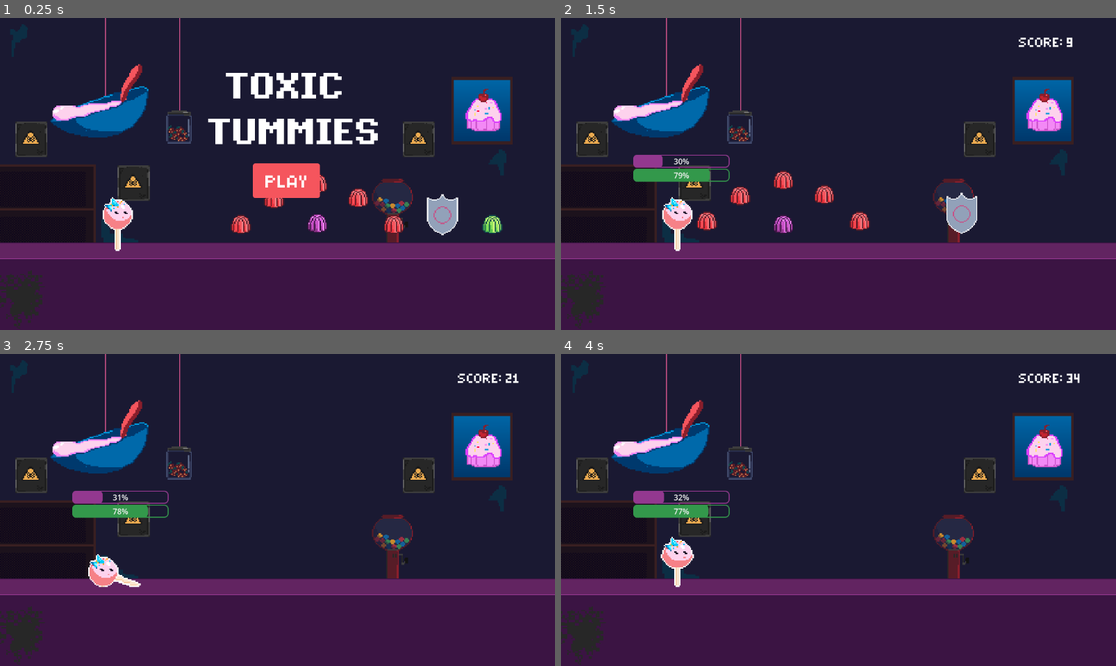
Above: before the commit, frames 1-4 (two rows, left to right).
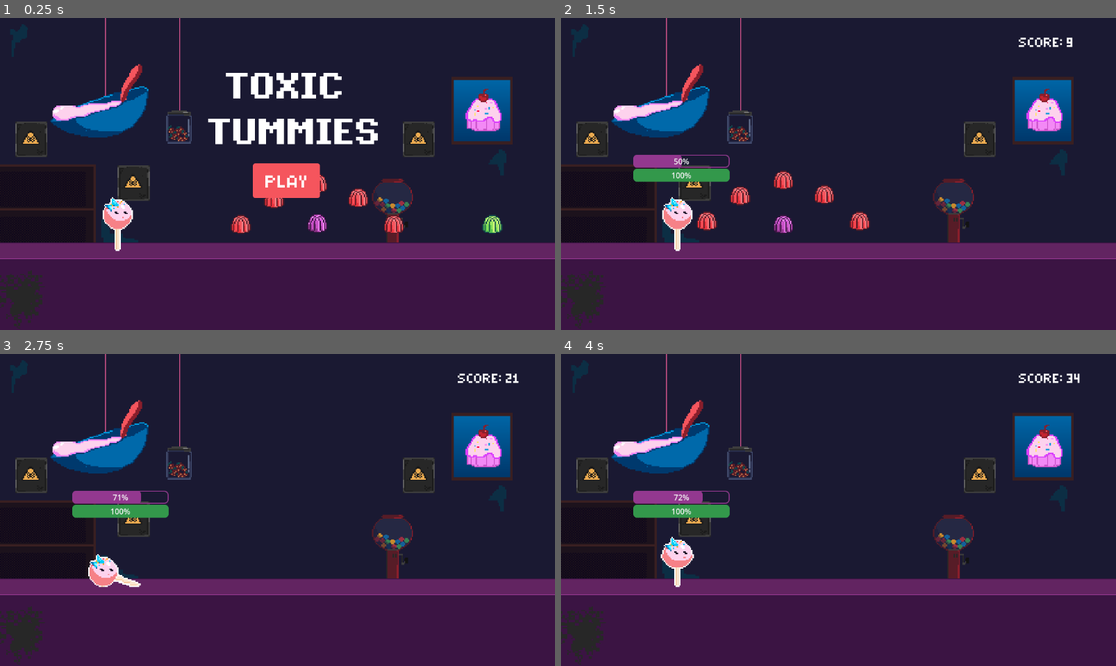
Above: after the commit, the same moments.

Repository: lk941/ToxicTummies
Game: Godot game, scene res://main.tscn
The game is run twice, just before and just after one commit, with the same random seed, the same clock (stepped at 60 frames per second) and the same inputs.
Inputs:
- Up to frame 1 (0.25 s): no input
- Up to frame 2 (1.5 s): click "PLAY" at 0.5 s; tap Shift (slide) at 1.35 s
- Up to frame 3 (2.75 s): tap Space (jump) at 1.52, 2.27 s; tap Shift (slide) at 2.1 s
- Up to frame 4 (4 s): tap Shift (slide) at 2.85, 3.6 s; tap Space (jump) at 3.77 s

The runs differ from the first frame. In frame 1, 0.6% of the frame differs, in the area x 76-83%, y 56-70%; in frame 2, 0.9%, in the area x 18-76%, y 44-70%; in frame 3, 0.4%; in frame 4, 0.4%.

Commit message:
buff and debuff logic

Diff:
--- a/collectibles/curved_arrangement.tscn
+++ b/collectibles/curved_arrangement.tscn
@@ -1,9 +1,8 @@
-[gd_scene load_steps=9 format=3 uid="uid://ciswfexi12n38"]
+[gd_scene load_steps=8 format=3 uid="uid://ciswfexi12n38"]
 
 [ext_resource type="Texture2D" uid="uid://cl6bda41sicn5" path="res://images/jelly/RedJelly.png" id="1_jgxxv"]
 [ext_resource type="Script" uid="uid://bienf66gx4aii" path="res://collectibles/jelly_1.gd" id="1_kpb2h"]
 [ext_resource type="PackedScene" uid="uid://rbw7pt2jrxbt" path="res://collectibles/red_jelly.tscn" id="5_sxpfe"]
-[ext_resource type="PackedScene" uid="uid://cur4fc0cy2cqg" path="res://shield.tscn" id="6_gjk04"]
 [ext_resource type="PackedScene" uid="uid://c5qxvtssa0msp" path="res://collectibles/green_jelly.tscn" id="7_7ai2w"]
 [ext_resource type="PackedScene" uid="uid://dr2bq0vaol8bg" path="res://collectibles/purple_jelly.tscn" id="8_54vyi"]
 
@@ -78,11 +77,5 @@
 [node name="PurpleJelly2" parent="." instance=ExtResource("8_54vyi")]
 position = Vector2(385, 0)
 
-[node name="Shield" parent="." instance=ExtResource("6_gjk04")]
-position = Vector2(182, -10)
-
-[node name="Shield2" parent="." instance=ExtResource("6_gjk04")]
-position = Vector2(546, -11)
-
 [connection signal="body_entered" from="Jelly1" to="Jelly1" method="_on_body_entered"]
 [connection signal="body_entered" from="RedJelly4/Jelly2" to="RedJelly4/Jelly2" method="_on_body_entered"]
--- a/collectibles/green_jelly.gd
+++ b/collectibles/green_jelly.gd
@@ -11,5 +11,5 @@
 
 func _on_body_entered(body: Node2D) -> void:
 	queue_free()
-	if body.has_method("get_poisoned"):
-		body.get_poisoned()
+	if body.has_method("get_energized"):
+		body.get_energized()
--- a/main.gd
+++ b/main.gd
@@ -67,7 +67,7 @@
 func _on_timer_timeout():
 	score += 1	# increment score
 	score_label.text = str(score)	# update UI
-	print("Timer node:", self, " score=", score)
+	#print("Timer node:", self, " score=", score)
 
 
 func _on_start_button_pressed() -> void:
--- a/player/player.gd
+++ b/player/player.gd
@@ -27,6 +27,7 @@
 		hunger_level -= 0.01
 		%HungerBar.value = hunger_level
 		%ToxicBar.value = toxic_level
+		print(%ToxicBar.value)
 
 		if %ToxicBar.value >= 100 or %HungerBar.value <= 0:
 			%GameOverScreen.visible = true
@@ -87,15 +88,20 @@
 	on_ground = 1
 
 func get_poisoned():
+	toxic_level += 20
 	%ToxicBar.value += 20
 	anim.play("poisoned")
-	#print(toxic_level)
+	print("Toxic bar changes below")
+	print(%ToxicBar.value)
 func get_bagged():
 	anim.play("bagged")
 	print("bagged!!")
 
 func get_energized():
+	hunger_level += 10
 	%HungerBar.value += 10
+	print(%HungerBar.value)
+
 	anim.play("idle")   # changed from bagged to idle
 
 
